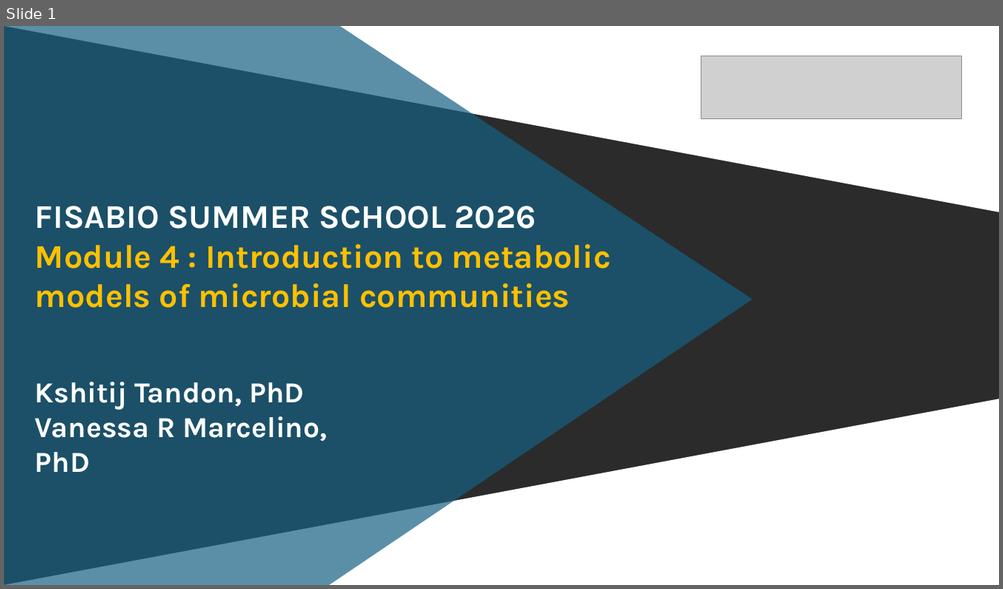
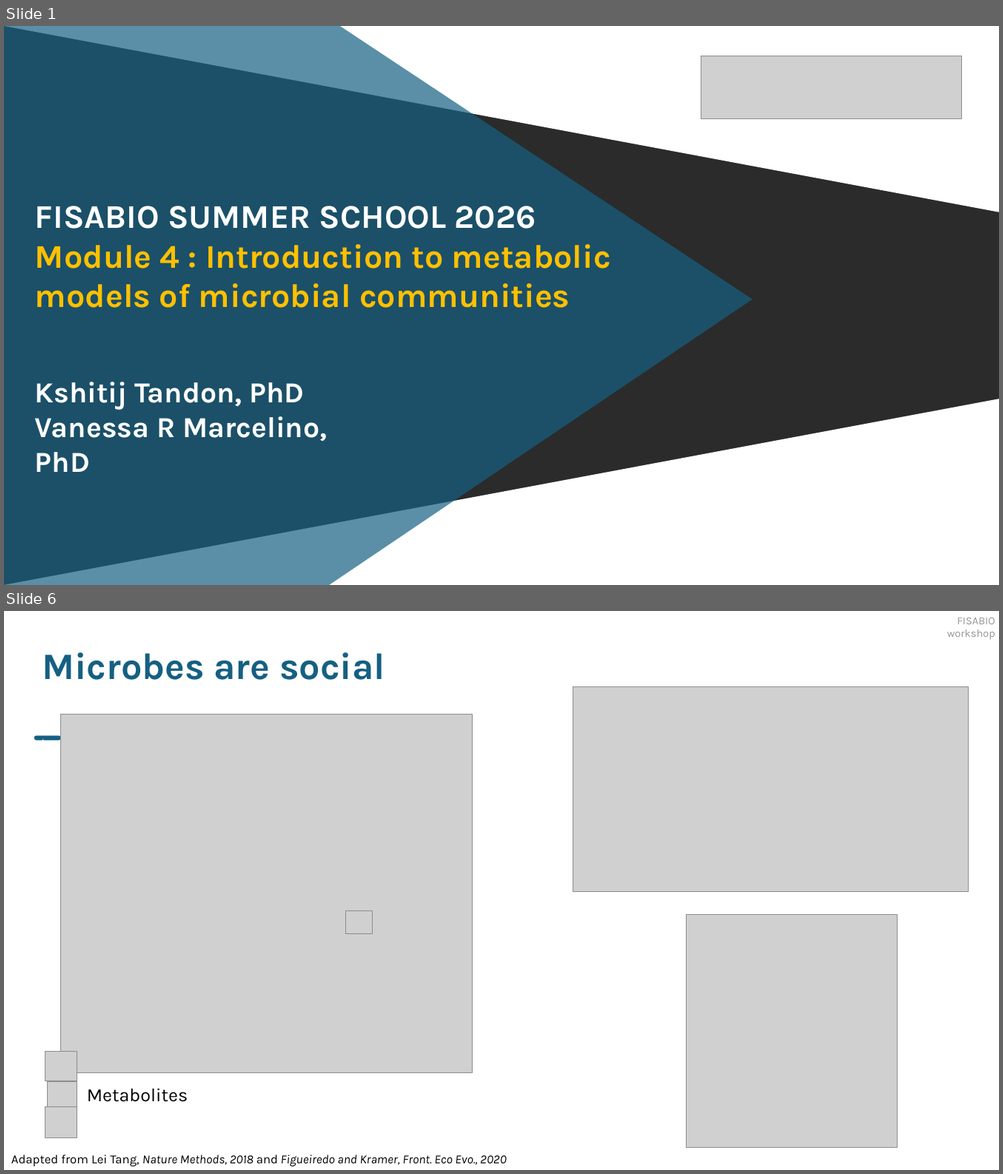
Before and after one commit to kshitijtandon/fisabio-gapseq-workshop, a slide deck: slides/FISABIO_workshop_v1.pptx. Shown one above the other, each under a label of ours: slide 1 before the commit, slides 1 and 6 after it; the slides between them are not shown. The pictures are 1003x589 and 1003x1174 pixels, drawn with LibreOffice and Linux fonts; fonts in the diff are those of the drawing; grey boxes stand for pictures; background and template pictures are left out; a plain dark background stands for a picture behind light text. Boxes give left, top, right and bottom in pixels: in the first picture for what was removed or moved away, otherwise in the second. Text is boxed around its words. In the diff, an @@ line names an element or a change of style, - is before the commit and + after.

```diff
--- a/slides/FISABIO_workshop_v1.pptx
+++ b/slides/FISABIO_workshop_v1.pptx
@@ slide 6 added at bbox=[4, 611, 999, 1170], background #FFFFFF @@
@@ text added at bbox=[947, 618, 995, 640], 10.5 pt, text #969696 @@
+FISABIO workshop
@@ text added at bbox=[42, 652, 385, 680], 36 pt, text #156082, bold @@
+Microbes are social
@@ picture added at bbox=[573, 687, 969, 892] @@
@@ picture added at bbox=[61, 714, 472, 1073] @@
@@ picture added at bbox=[346, 911, 373, 935] @@
@@ picture added at bbox=[687, 914, 897, 1147] @@
@@ picture added at bbox=[45, 1052, 77, 1082] @@
@@ picture added at bbox=[47, 1082, 77, 1107] @@
@@ text added at bbox=[87, 1088, 188, 1102], 18 pt, text #000000 @@
+Metabolites
@@ picture added at bbox=[45, 1108, 77, 1139] @@
@@ text added at bbox=[11, 1155, 506, 1167], 12 pt, text #000000, italic @@
+Adapted from Lei Tang, Nature Methods, 2018 and Figueiredo and Kramer, Front. Eco Evo., 2020
```
Also in this commit, not shown: 5 slides changed, 3 other slides added, 2 slides removed, 6 other files.
